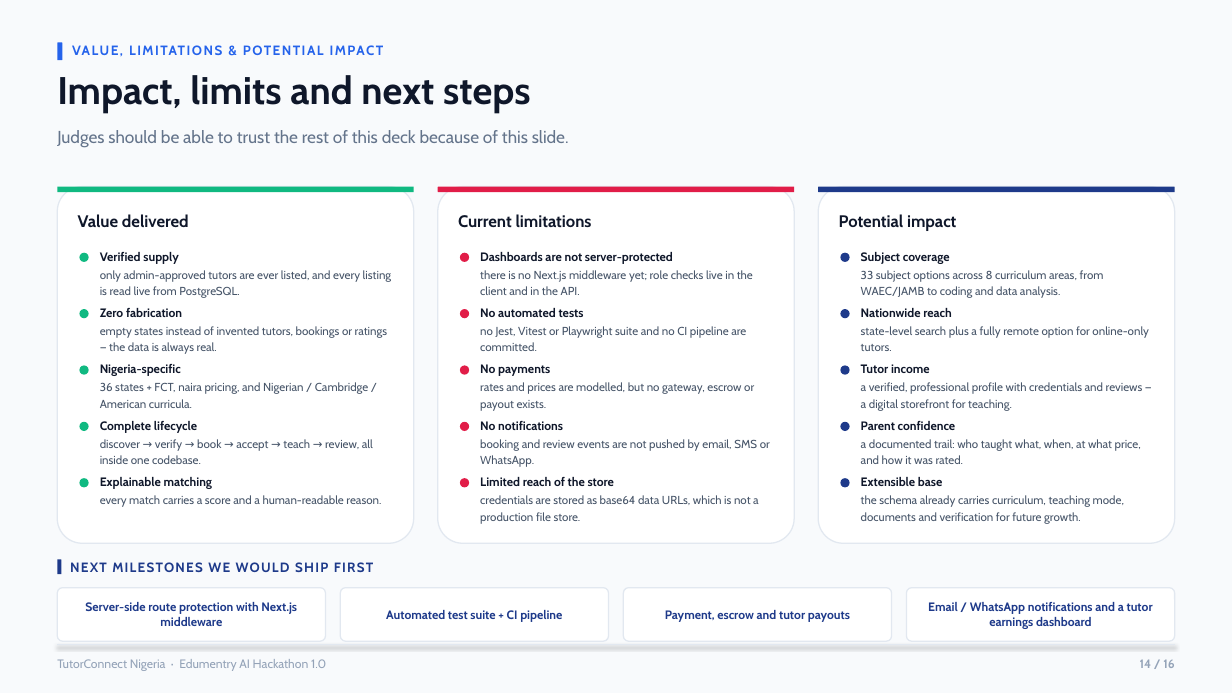
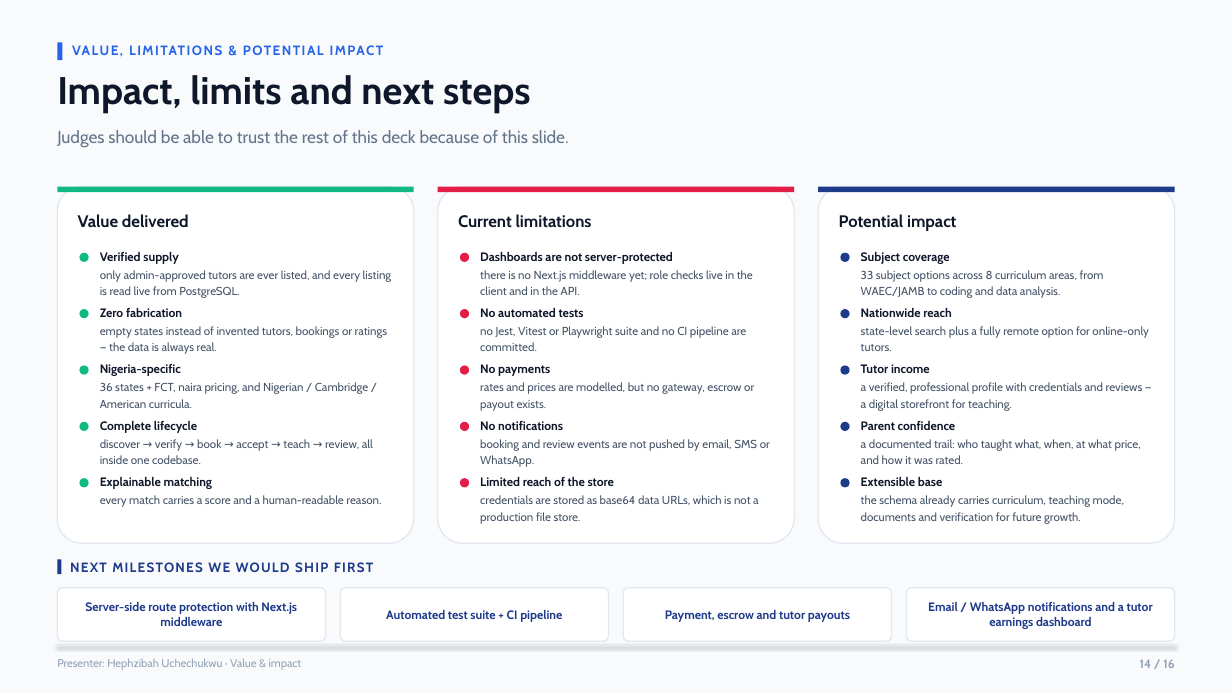
Before and after one commit to zibahofficial/TutorConnectNg, a slide deck: slide 14 of presentation/TutorConnect-Nigeria-Edumentry-AI-Hackathon-1.0.pptx. Drawn at 1232x693 pixels with LibreOffice and Linux fonts; fonts in the diff are those of the drawing. Boxes give left, top, right and bottom in pixels: in the first picture for what was removed or moved away, otherwise in the second. Text is boxed around its words. In the diff, an @@ line names an element or a change of style, - is before the commit and + after.

```diff
--- a/presentation/TutorConnect-Nigeria-Edumentry-AI-Hackathon-1.0.pptx
+++ b/presentation/TutorConnect-Nigeria-Edumentry-AI-Hackathon-1.0.pptx
@@ text at [57,658,302,670]: text changed; size 9.5 to 8.8 pt @@
-TutorConnect Nigeria · Edumentry AI Hackathon 1.0
+Presenter: Hephzibah Uchechukwu · Value & impact
```
Also in this commit, not shown: 12 other slides changed, 2 slides added, 2 slides removed, 3 other files.
